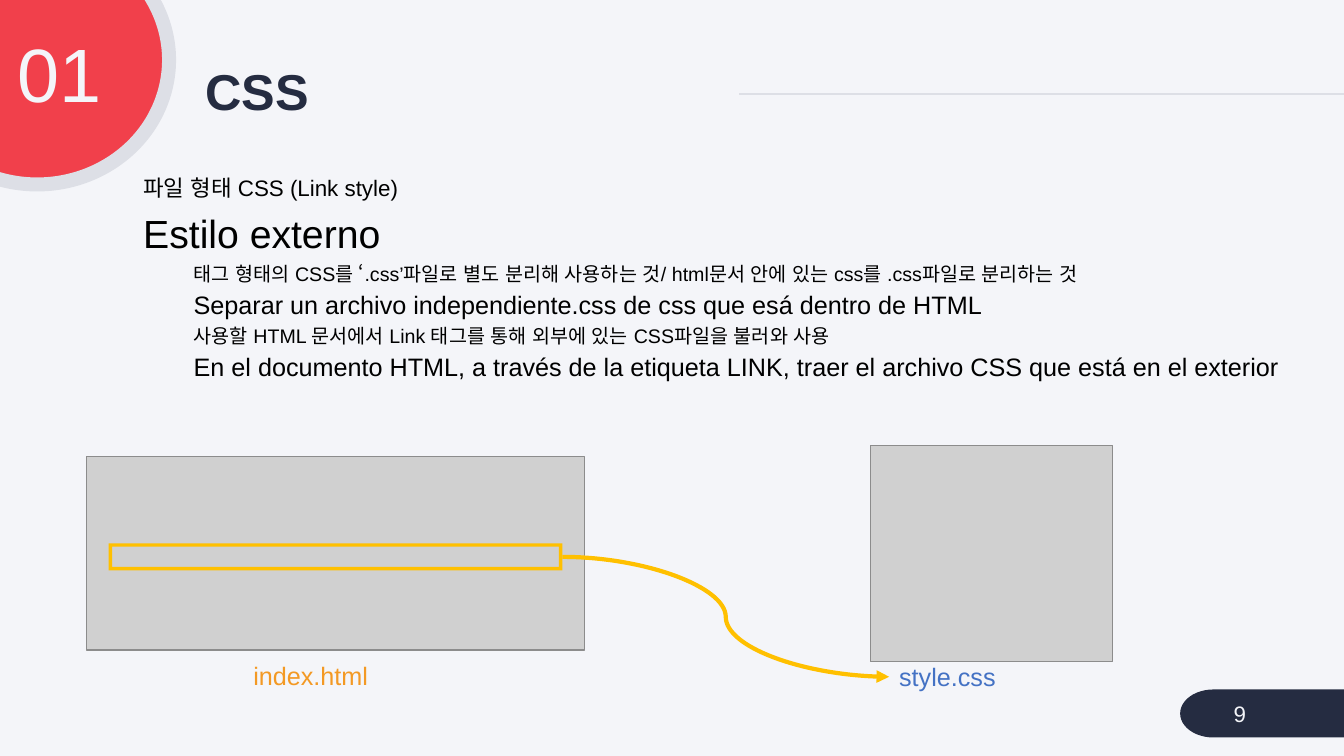
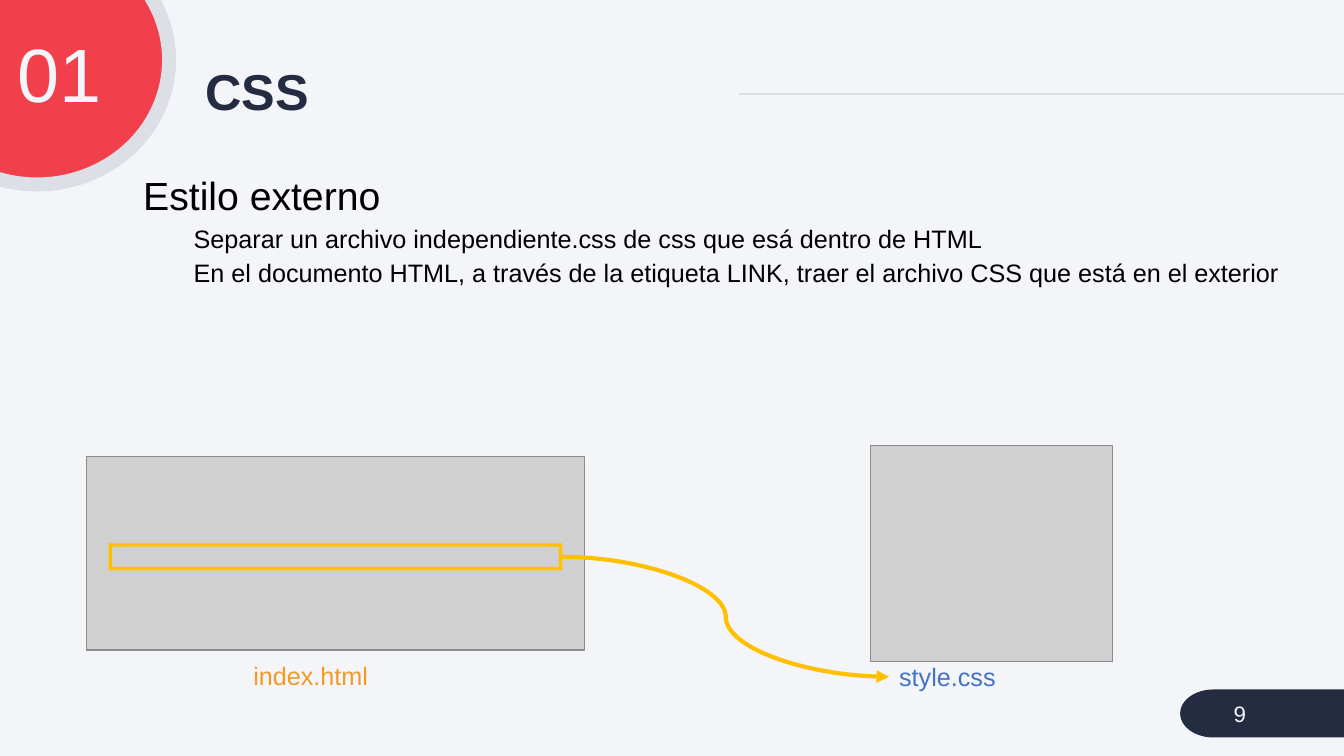
Before and after one commit to cialafamilia/practica, a slide deck: slide 9 of ppt/1908 CSS.pptx. Drawn at 1344x756 pixels with LibreOffice and Linux fonts; fonts in the diff are those of the drawing; grey boxes stand for pictures. Boxes give left, top, right and bottom in pixels: in the first picture for what was removed or moved away, otherwise in the second. Text is boxed around its words. In the diff, an @@ line names an element or a change of style, - is before the commit and + after.

```diff
--- a/ppt/1908 CSS.pptx
+++ b/ppt/1908 CSS.pptx
@@ text at (x1=143, y1=177, x2=398, y2=201): paragraph removed @@
-파일 형태 CSS (Link style)
@@ text at (x1=194, y1=264, x2=1077, y2=283): paragraph removed @@
-  태그 형태의 CSS를 ‘.css’파일로 별도 분리해 사용하는 것/ html문서 안에 있는 css를 .css파일로 분리하는 것
@@ text at (x1=194, y1=326, x2=830, y2=345): paragraph removed @@
-  사용할 HTML 문서에서 Link 태그를 통해 외부에 있는 CSS파일을 불러와 사용
```
Also in this commit, not shown: 21 other slides changed, 5 other files.
